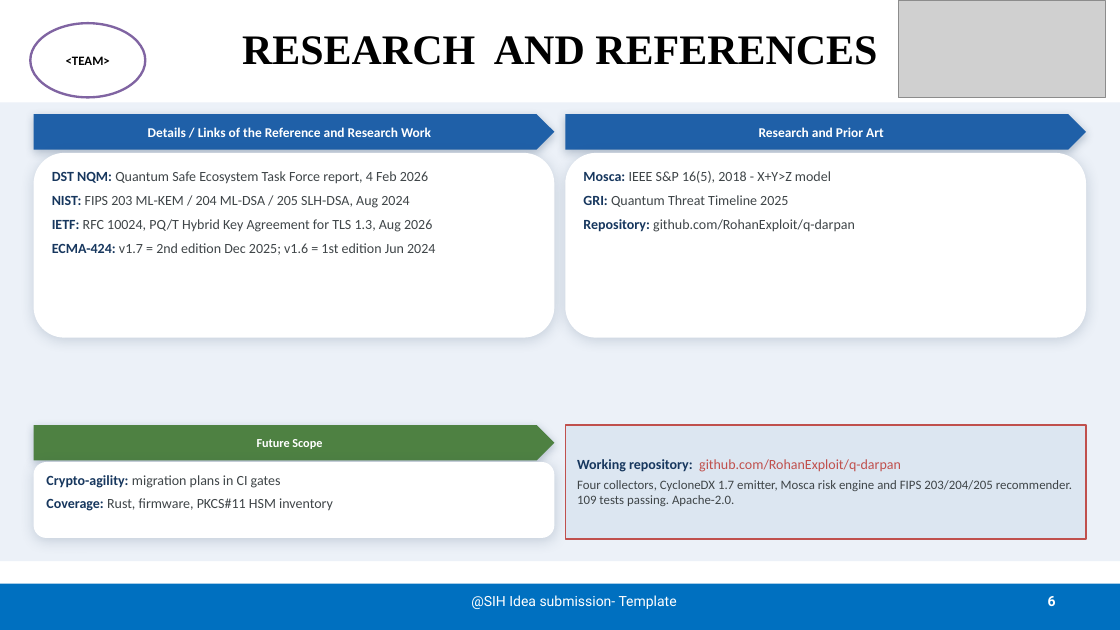
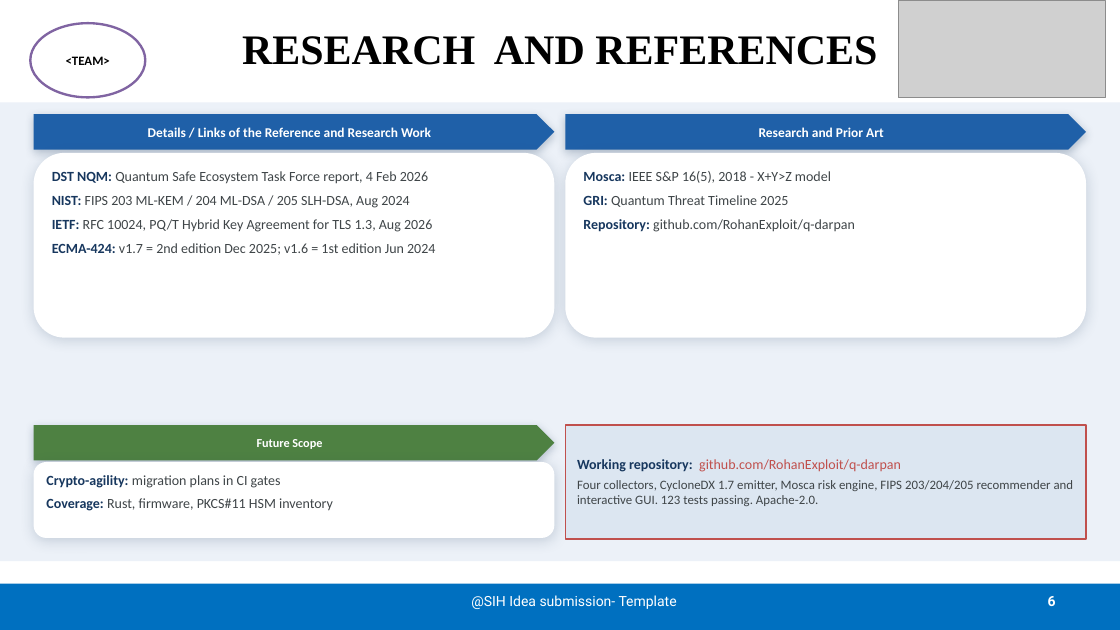
Before and after one commit to RohanExploit/q-darpan, a slide deck: slide 6 of deck/SIH2026_SIH26164_Q-DARPAN.pptx. Drawn at 1120x630 pixels with LibreOffice and Linux fonts; fonts in the diff are those of the drawing; grey boxes stand for pictures. Boxes give left, top, right and bottom in pixels: in the first picture for what was removed or moved away, otherwise in the second. Text is boxed around its words. In the diff, an @@ line names an element or a change of style, - is before the commit and + after.

```diff
--- a/deck/SIH2026_SIH26164_Q-DARPAN.pptx
+++ b/deck/SIH2026_SIH26164_Q-DARPAN.pptx
@@ text in rectangle at (x1=577, y1=480, x2=1074, y2=506): text changed @@
-Four collectors, CycloneDX 1.7 emitter, Mosca risk engine and FIPS 203/204/205 recommender. 109 tests passing. Apache-2.0.
+Four collectors, CycloneDX 1.7 emitter, Mosca risk engine, FIPS 203/204/205 recommender and interactive GUI. 123 tests passing. Apache-2.0.
```
Also in this commit, not shown: 2 other slides changed, 7 other files.
